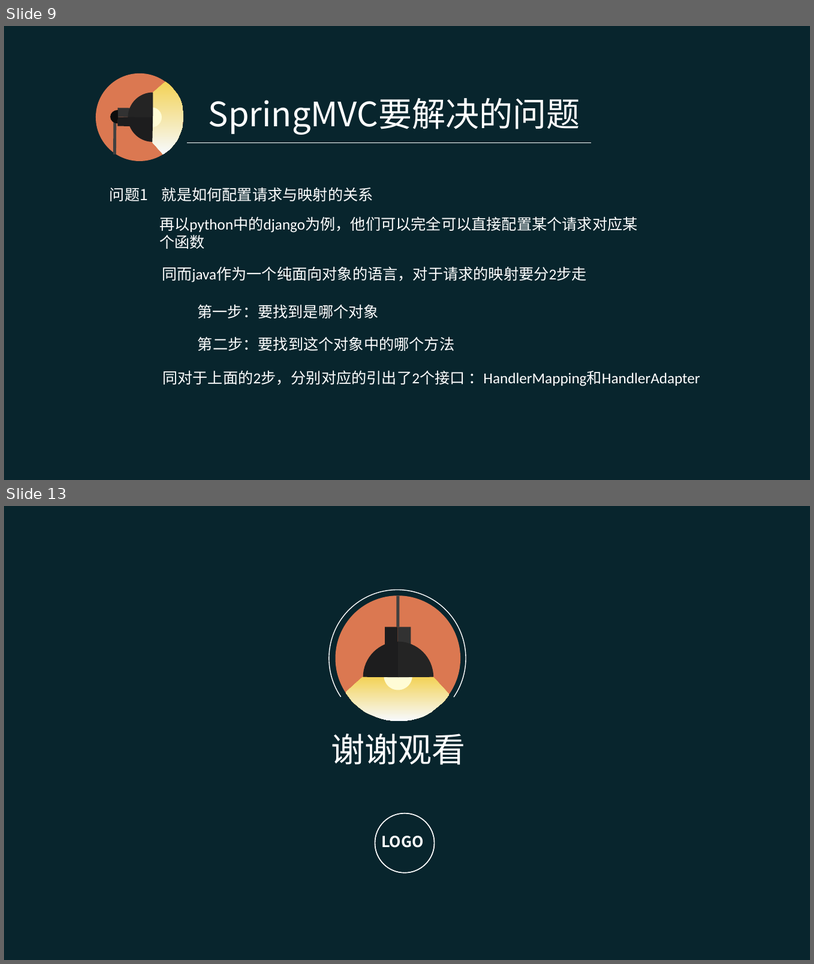
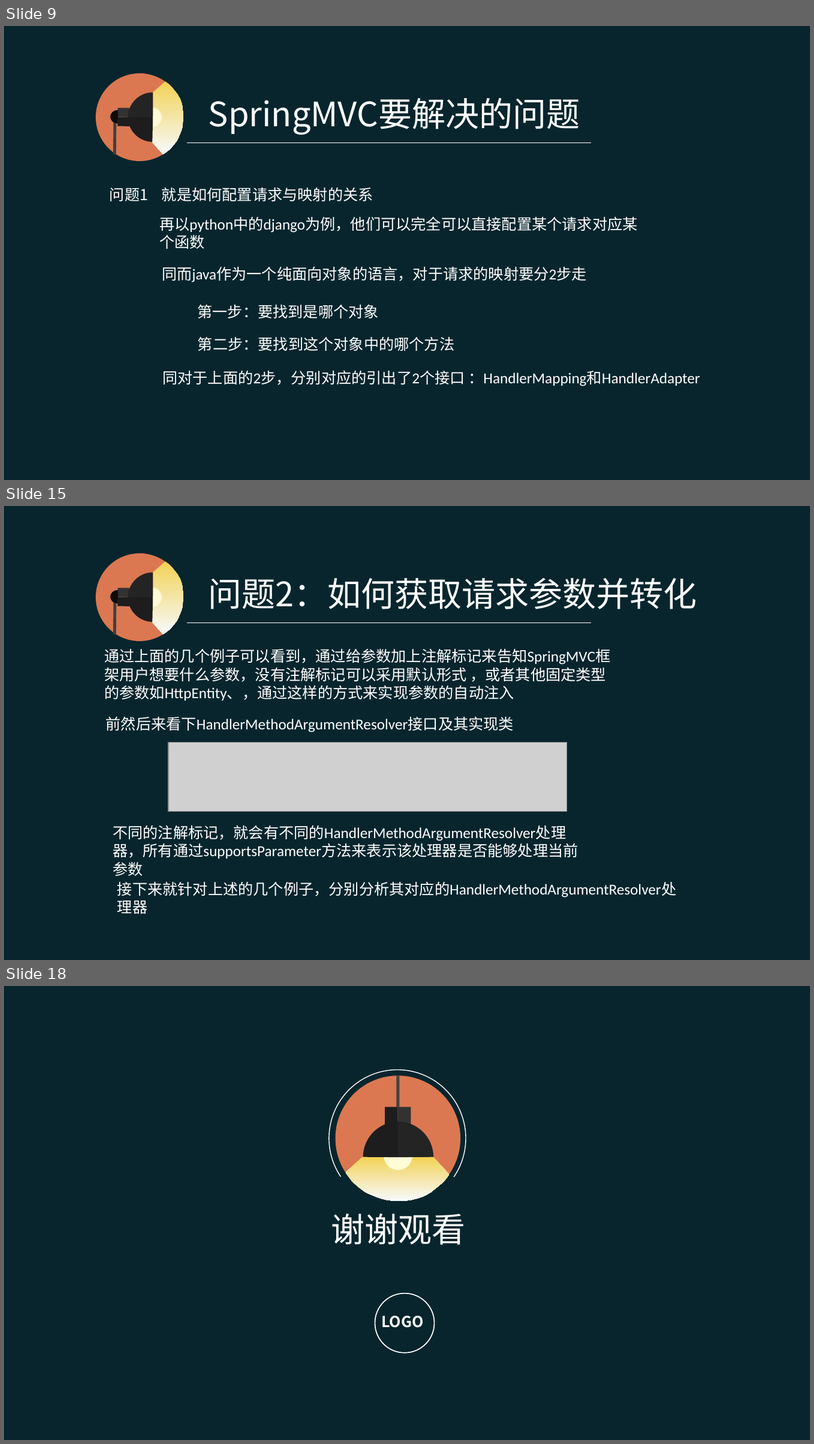
Before and after one commit to pingpangkuangmo/blog, a slide deck: 2015-4/SpringMVC的设计分享.ppt. Shown one above the other, each under a label of ours: slides 9 and 13 before the commit, slides 9, 15 and 18 after it; the slides between them are not shown. The pictures are 814x964 and 814x1444 pixels, drawn with LibreOffice and Linux fonts; fonts in the diff are those of the drawing; grey boxes stand for pictures. Boxes give left, top, right and bottom in pixels: in the first picture for what was removed or moved away, otherwise in the second. Text is boxed around its words. In the diff, an @@ line names an element or a change of style, - is before the commit and + after.

```diff
--- a/2015-4/SpringMVC的设计分享.ppt
+++ b/2015-4/SpringMVC的设计分享.ppt
@@ slide 15 added at (4,506,810,960), background #08252D @@
@@ group added at (95,553,184,642): 5 freeform shapes, 2 rectangles, 1 ellipse, 1 line @@
@@ text added at (209,578,697,609), 40 pt, text #FFFFFF @@
+问题2：如何获取请求参数并转化
@@ line added from (187, 622) to (591, 622), #FFFFFF 0.51 pt @@
@@ text added at (104,648,611,700), 18 pt, text #FFFFFF @@
+通过上面的几个例子可以看到，通过给参数加上注解标记来告知SpringMVC框架用户想要什么参数，没有注解标记可以采用默认形式 ，或者其他固定类型的参数如HttpEntity、，通过这样的方式来实现参数的自动注入
@@ text added at (106,716,514,732), 18 pt, text #FFFFFF @@
+前然后来看下HandlerMethodArgumentResolver接口及其实现类
@@ picture added at (168,742,567,811) @@
@@ text added at (113,825,578,858), 18 pt, text #FFFFFF @@
+不同的注解标记，就会有不同的HandlerMethodArgumentResolver处理器，所有通过supportsParameter方法来表示该处理器是否能够处理当前参数
@@ text added at (117,881,677,897), 18 pt, text #FFFFFF @@
+接下来就针对上述的几个例子，分别分析其对应的HandlerMethodArgumentResolver处理器
@@ what was slide 13 is now slide 18 @@
```
Also in this commit, not shown: 5 slides changed, 5 other slides added, 1 slide removed.
